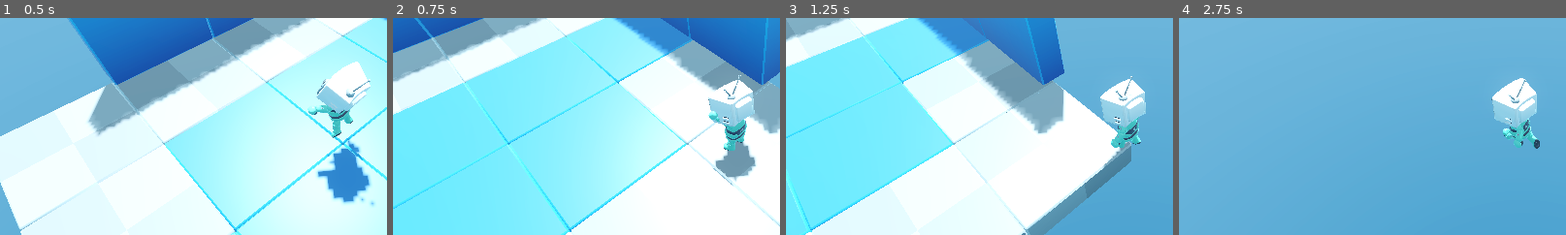
Above: before the commit, frames 1-4 (left to right).
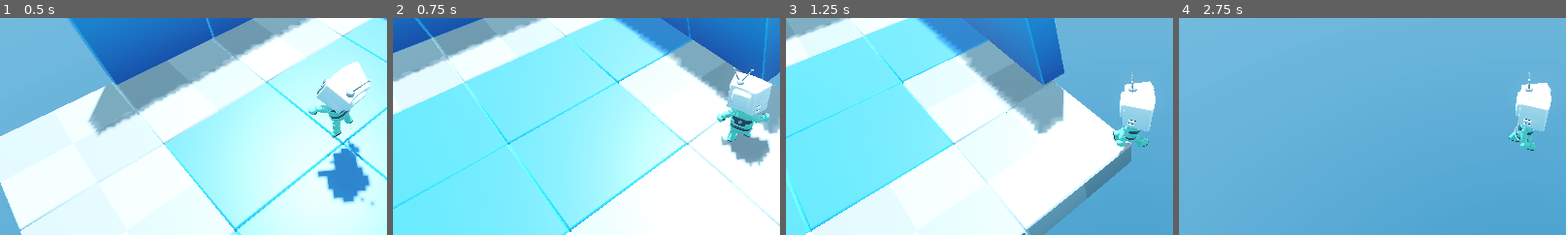
Above: after the commit, the same moments.

Repository: vibrunazo/godot-roguelike
Game: Godot game, scene res://Levels/LevelTemplate.tscn
The game is run twice, just before and just after one commit, with the same random seed, the same clock (stepped at 60 frames per second) and the same inputs.
Inputs:
- Up to frame 1 (0.5 s): no input
- Up to frame 2 (0.75 s): hold D (move_right) from 0.53 s (still down); hold Space (dash) from 0.53 s (still down)
- Up to frame 3 (1.25 s): keep holding D (move_right); keep holding Space (dash)
- Up to frame 4 (2.75 s): release D (move_right) at 1.28 s; release Space (dash) at 1.28 s; hold S (move_back) 1.28-2.03 s; tap Space (dash) at 1.35 s; hold D (move_right) from 2.03 s (still down); hold Space (dash) from 2.03 s (still down)
The pictures show only the part of the screen within x 6-56%, y 26-76%; the shares and areas given below are measured in that part.

Frame 1 is identical in both runs. In frame 2, 4.6% of the frame differs, in the area x 81-98%, y 22-78%; in frame 3, 2.5%; in frame 4, 2.9%.

Commit message:
16. Orienting Transforms

Diff:
--- a/Player/player.gd
+++ b/Player/player.gd
@@ -1,6 +1,8 @@
 class_name Player
 extends CharacterBody3D
 
+## Exponential decay rate for orientation smoothing towards movement direction.
+@export var decay := 12.0
 ## Regular run speed in meters per second. Read by Run and Fall States
 @export var movement_speed := 8.0
 ## Speed during dash in meters per second. Read by Dash State.
@@ -8,6 +10,7 @@
 
 @onready var dash_cooldown: Timer = $DashCooldown
 @onready var mannequin_animation_tree: AnimationTree = $GamedevTV_Mannequin_Medium/MannequinAnimationTree
+@onready var player_root: Node3D = $GamedevTV_Mannequin_Medium
 
 ## Returns the current input direction towards camera. Normalized. Returns Vector3.ZERO if no input.
 func get_movement_direction() -> Vector3:
@@ -23,3 +26,17 @@
 	if get_movement_direction().is_zero_approx():
 		return false
 	return dash_cooldown.is_stopped()
+
+func look_toward_direction(direction: Vector3, delta: float) -> void:
+	# If player isn't moving (input is zero), keep current facing direction
+	if direction.is_zero_approx():
+		return
+	# Start with the mannequin's current transform
+	var target := player_root.global_transform
+	# Compute a target transform that points the model's front (+Z) at (position + direction)
+	target = target.looking_at(player_root.global_position + direction, Vector3.UP, true)
+	# Smoothly interpolate towards target transform using framerate-independent exponential decay
+	player_root.global_transform = player_root.global_transform.interpolate_with(
+		target,
+		1.0 - exp(-decay * delta)
+	)
--- a/Player/player.tscn
+++ b/Player/player.tscn
@@ -115,9 +115,9 @@
 advance_mode = 2
 
 [sub_resource type="AnimationNodeStateMachine" id="AnimationNodeStateMachine_o28un"]
+states/DodgeForward/node = SubResource("AnimationNodeAnimation_vtle1")
+states/DodgeForward/position = Vector2(274.6667, -145.33333)
 states/End/position = Vector2(1132, 184.44444)
-states/PlayerAnimations_Dodge_Forward/node = SubResource("AnimationNodeAnimation_vtle1")
-states/PlayerAnimations_Dodge_Forward/position = Vector2(274.6667, -145.33333)
 states/PlayerAnimations_Hit_A/node = SubResource("AnimationNodeAnimation_od3ui")
 states/PlayerAnimations_Hit_A/position = Vector2(873.37036, 118.22223)
 states/PlayerAnimations_Spawn_Ground/node = SubResource("AnimationNodeAnimation_00tjw")
@@ -131,7 +131,7 @@
 states/Start/position = Vector2(211.99998, 183.33333)
 states/WalkSpace/node = SubResource("AnimationNodeBlendSpace1D_5htga")
 states/WalkSpace/position = Vector2(606, 37.666668)
-transitions = ["Start", "PlayerAnimations_Spawn_Ground", Sub …(133 unchanged characters)… achineTransition_gu6f8"), "WalkSpace", "PlayerAnimations_Dodge_Forward", SubResource("AnimationNodeStateMachineTransition_dkpta"), "PlayerAnimations_Dodge_Forward", "WalkSpace", SubResource("Anim …(746 unchanged characters)…
+transitions = ["Start", "PlayerAnimations_Spawn_Ground", Sub …(133 unchanged characters)… achineTransition_gu6f8"), "WalkSpace", "DodgeForward", SubResource("AnimationNodeStateMachineTransition_dkpta"), "DodgeForward", "WalkSpace", SubResource("Anim …(746 unchanged characters)…
 graph_offset = Vector2(41, -108)
 
 [sub_resource type="CapsuleShape3D" id="CapsuleShape3D_l8h54"]
--- a/StateMachine/PlayerState.gd
+++ b/StateMachine/PlayerState.gd
@@ -8,6 +8,7 @@
 func core_movement(delta: float, speed: float) -> void:
 	var direction := player.get_movement_direction()
 	player.velocity = direction * speed
+	player.look_toward_direction(direction, delta)
 
 ## changes to Dash State with current input direction if dash action was pressed
 func check_dash(event: InputEvent) -> void:
--- a/StateMachine/PlayerStates/PlayerDash.gd
+++ b/StateMachine/PlayerStates/PlayerDash.gd
@@ -13,6 +13,7 @@
 	player.velocity = direction * player.dash_speed
 	player.dash_cooldown.start()
 	dash_duration.start()
+	player.mannequin_animation_tree.change_immediate("DodgeForward")
 
 func physics_update(_delta: float) -> void:
 	if dash_duration.is_stopped():
